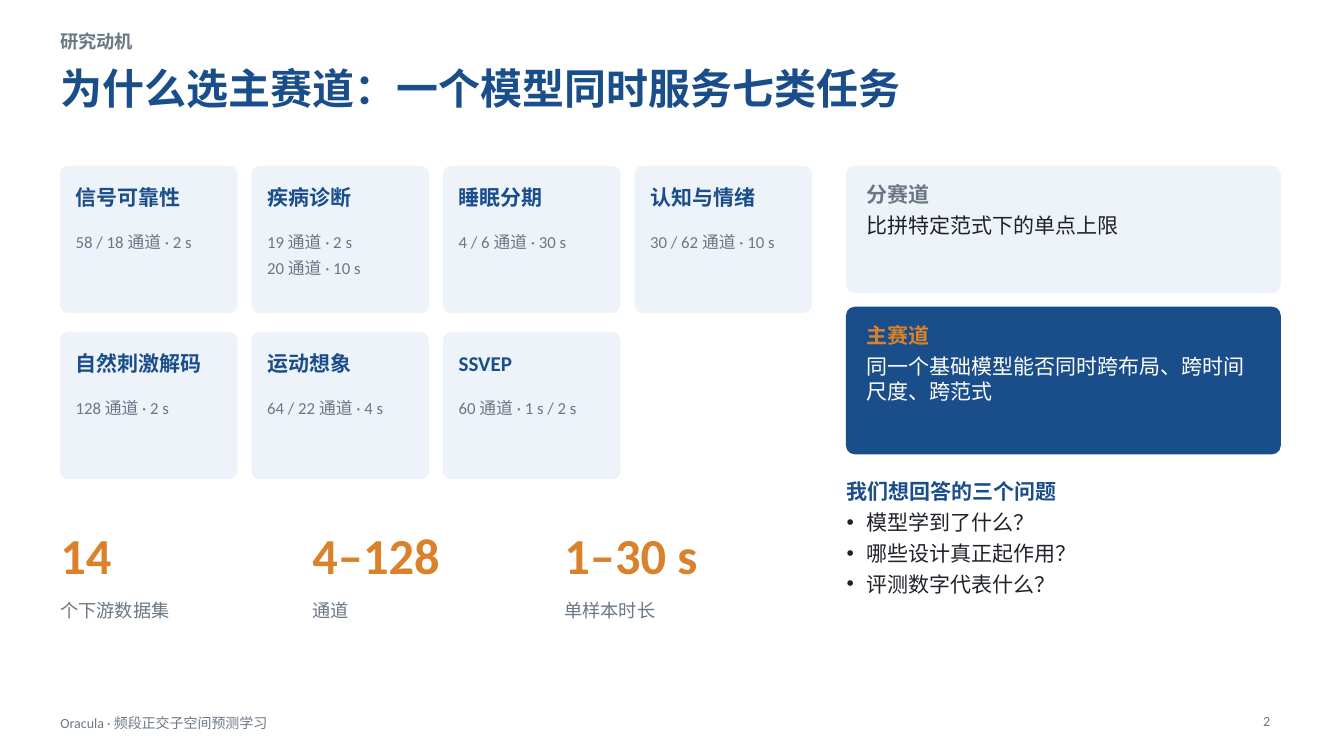
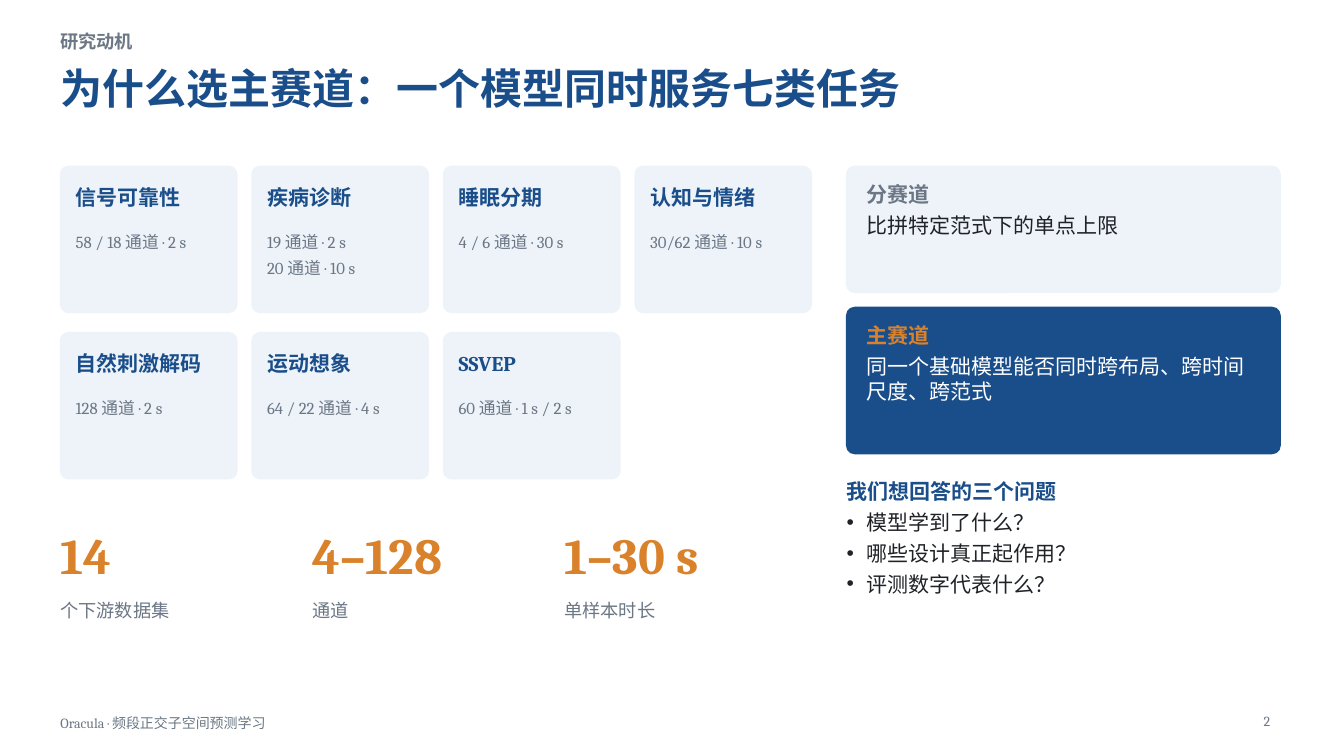
Before and after one commit to sanchezgu7964-byte/OmniEEG-fork, a slide deck: slide 2 of docs/report/proposal.pptx. Drawn at 1344x756 pixels with LibreOffice and Linux fonts; fonts in the diff are those of the drawing. Boxes give left, top, right and bottom in pixels: in the first picture for what was removed or moved away, otherwise in the second. Text is boxed around its words. In the diff, an @@ line names an element or a change of style, - is before the commit and + after.

```diff
--- a/docs/report/proposal.pptx
+++ b/docs/report/proposal.pptx
@@ text at <box>650,234,763,250</box>: text changed; font Calibri to Cambria @@
-30 / 62 通道 · 10 s
+30/62 通道 · 10 s
@@ font Calibri to Cambria in 11 elements at <box>76,234,187,249</box>, <box>267,234,356,275</box>, <box>459,234,564,249</box>, <box>76,400,163,415</box>, <box>267,400,380,415</box>, <box>459,357,516,371</box>, <box>459,400,572,415</box>, <box>60,539,111,574</box>, <box>312,539,442,575</box>, <box>564,540,698,575</box>, <box>60,716,266,729</box> @@
```
Also in this commit, not shown: 22 other slides changed, 1 other file.
